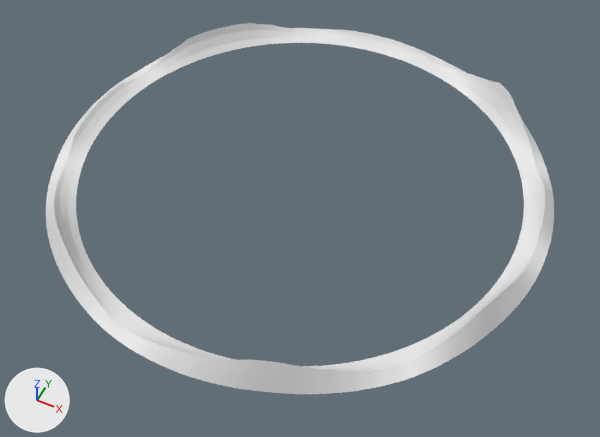
One commit to the glTF model game/assets/backgrounds/la_chutana_snes_day/mountains_3d/far_mountains_ring.glb: the scene before it, then after it.
Camera for both pictures: a 50 mm camera at (1773.0, -3547.0, 4003.0) aimed at (120.0, -240.0, -130.0). Every picture has the same lights, and +X, +Y and +Z are marked at lower left. The older version comes first. Materials are left out; every surface is plain grey.

Script lines for the objects in view, before the commit:
```python
me_geometry_0 = bpy.data.meshes.new('geometry_0')
me_geometry_0.from_pydata(...)  # 3840 vertices, 6400 faces; spans x -1678.0..1678.0, y -1678.0..1678.0, z 0.0..220.0
me_geometry_0.materials.append(mat_defaultmaterial)
ob_geometry_0 = bpy.data.objects.new('geometry_0', me_geometry_0)
ob_geometry_0.location = (0.0, 0.0, 0.0)
```
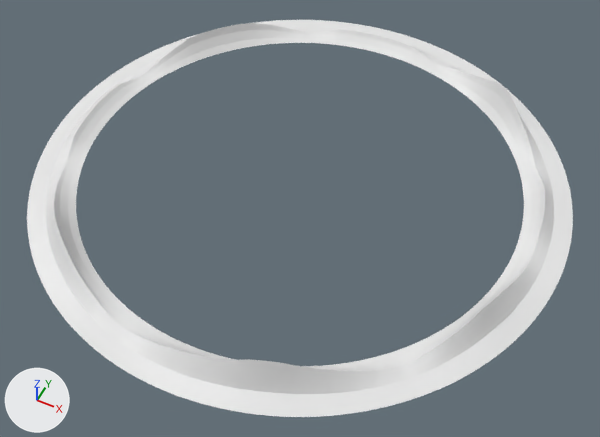
Pixel boxes [x1, y1, x2, y2] of what changed, in the pictures (600 x 437 px):
'geometry_0', reshaped (7% wider, 7% taller): before [46, 23, 554, 394]; after [27, 20, 573, 417]
part 1 of me_geometry_0, added: after [27, 20, 573, 417]

Patch to the scene script:
```diff
--- a/game/assets/backgrounds/la_chutana_snes_day/mountains_3d/far_mountains_ring.glb.py
+++ b/game/assets/backgrounds/la_chutana_snes_day/mountains_3d/far_mountains_ring.glb.py
@@ me_geometry_0 @@
 # used by ob_geometry_0; location = (0.0, 0.0, 0.0)
-me_geometry_0.from_pydata(...)  # 3840 vertices, 6400 faces; spans x -1678.0..1678.0, y -1678.0..1678.0, z 0.0..220.0
+me_geometry_0.from_pydata(...)  # 4480 vertices, 7680 faces; spans x -1800.0..1800.0, y -1800.0..1800.0, z 0.0..220.0
+# me_geometry_0 part 1: 640 vertices added at x -1800.0..1800.0, y -1800.0..1800.0, z 0.0
```
